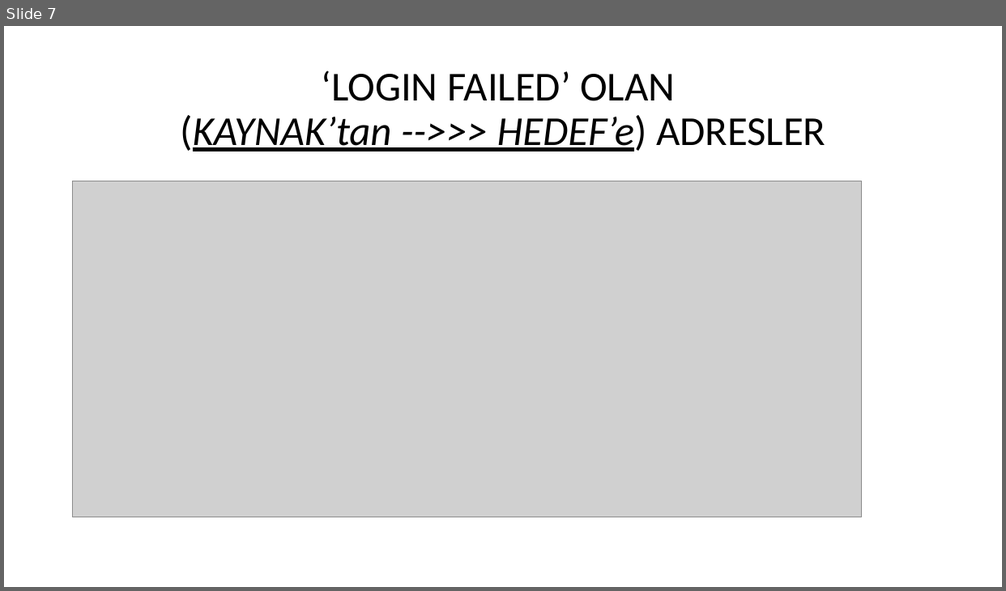
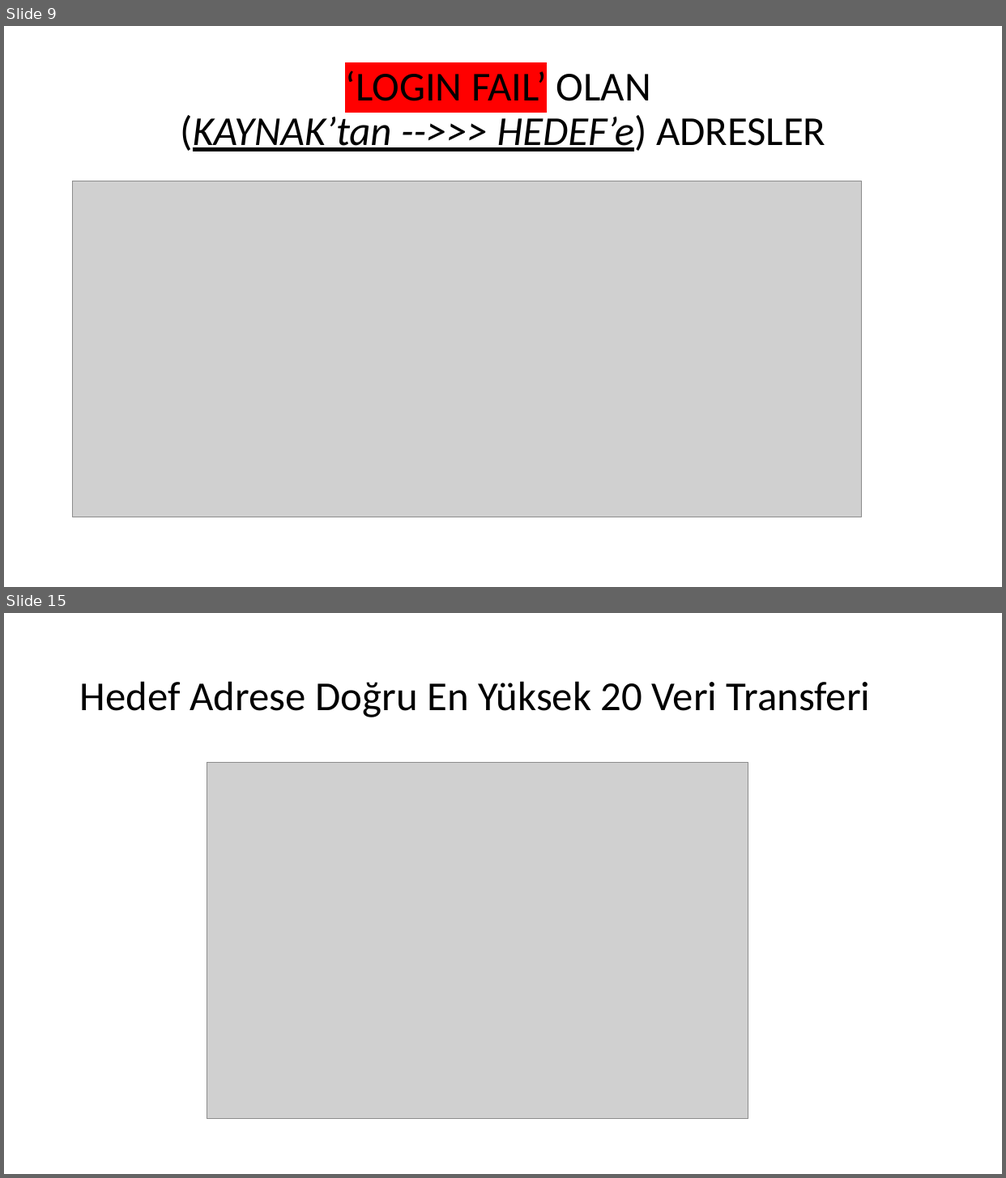
Before and after one commit to euphratesk/portf, a slide deck: Portfolio/ML/Classification Models/NextRay/NetworkTraffic.pptx. Shown one above the other, each under a label of ours: slide 7 before the commit, slides 9 and 15 after it; the slides between them are not shown. The pictures are 1006x591 and 1006x1178 pixels, drawn with LibreOffice and Linux fonts; fonts in the diff are those of the drawing; grey boxes stand for pictures. Boxes give left, top, right and bottom in pixels: in the first picture for what was removed or moved away, otherwise in the second. Text is boxed around its words. In the diff, an @@ line names an element or a change of style, - is before the commit and + after.

```diff
--- a/Portfolio/ML/Classification Models/NextRay/NetworkTraffic.pptx
+++ b/Portfolio/ML/Classification Models/NextRay/NetworkTraffic.pptx
@@ slide 15 added at [4,613,1002,1174], background #FFFFFF @@
@@ title added at [80,681,871,717], 39.6 pt, text #000000 @@
+Hedef Adrese Doğru En Yüksek 20 Veri Transferi
@@ picture added at [206,763,748,1119] @@
@@ what was slide 7 is now slide 9 @@
@@ slide 9 changed as well @@
@@ title at [180,71,825,152]: text changed @@
-‘LOGIN FAILED’ OLAN
-(KAYNAK’tan -->>> HEDEF’e) ADRESLER
+‘LOGIN FAIL’ OLAN
+(KAYNAK’tan -->>> HEDEF’e) ADRESLER
```
Also in this commit, not shown: 7 other slides changed, 8 other slides added, 2 other files.
